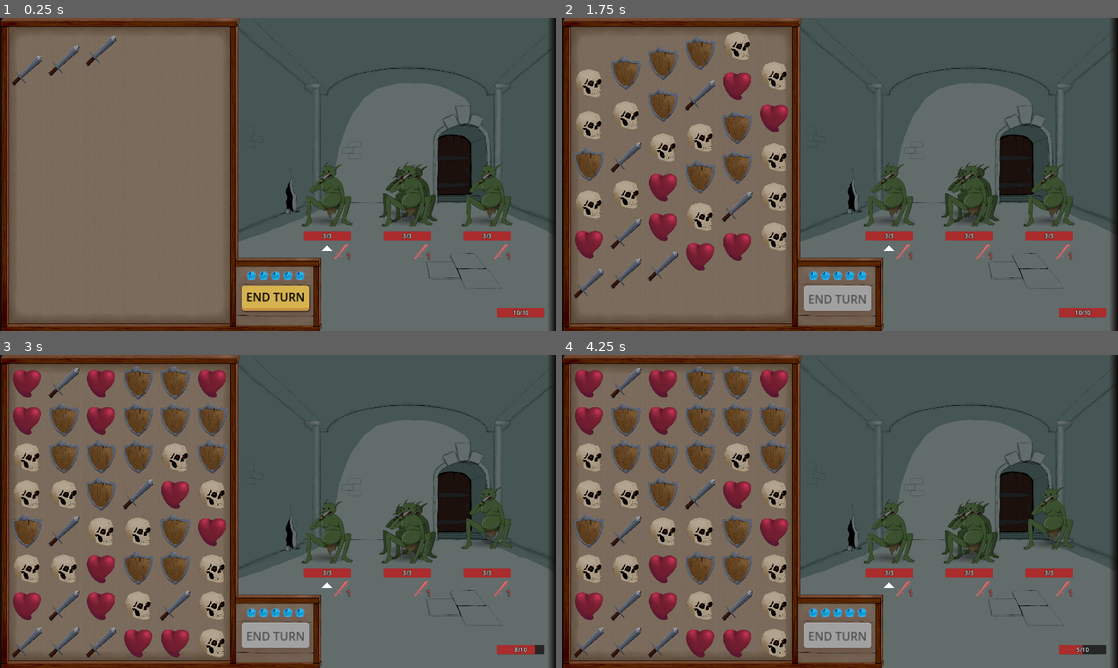
Above: before the commit, frames 1-4 (two rows, left to right).
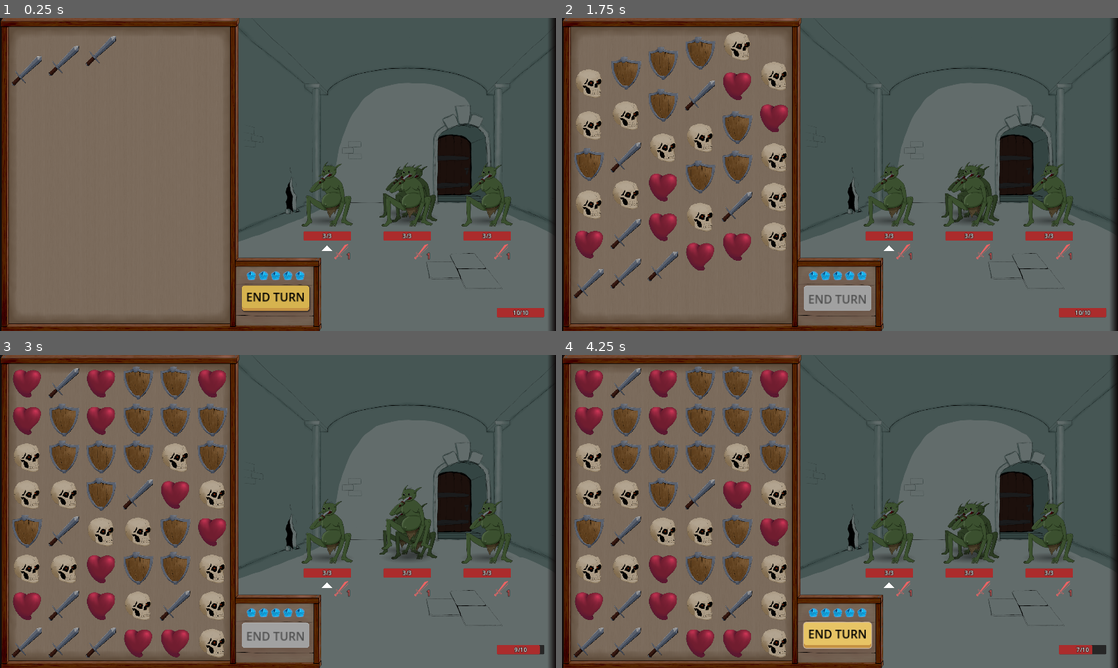
Above: after the commit, the same moments.

Repository: WcOnR/your-mom-is-the-dungeon-lord
Game: Godot game, scene res://game_objects/world.tscn
Two runs of this game, one before a commit and one after it. Both use one fixed random seed, a clock stepped at 60 frames per second and the inputs below. The engine's default icon, where the game draws it, is replaced by a stand-in: a white triangle on a blue panel in a dark square.
Inputs (mouse positions are in pixels of both pictures, inside the frame that each line leads up to):
- Up to frame 1 (0.25 s): no input
- Up to frame 2 (1.75 s): click "END TURN" at 0.5 s; move the mouse to (962, 158) at 1.27 s; press the mouse at (962, 158) at 1.28 s
- Up to frame 3 (3 s): move the mouse to (166, 527) at 2.02 s; release the mouse at (166, 527) at 2.03 s; click (166, 527) at 2.1 s; move the mouse to (333, 442) at 2.77 s; press the mouse at (333, 442) at 2.78 s
- Up to frame 4 (4.25 s): release the mouse at (895, 442) at 3.5 s; click (840, 636) at 3.5 s, where only the run before the commit has a clickable "END TURN"

The runs differ from the first frame. In frame 1, 0.1% of the frame differs, in the area x 55-92%, y 46-62%; in frame 2, 0.1%; in frame 3, 1.3%; in frame 4, 1.9%, in the area x 43-96%, y 41-96%.

Commit message:
Updated anim manager

Diff:
--- /dev/null
+++ b/game_objects/enemies/anticipation_hit.tres
@@ -0,0 +1,5 @@
+[gd_resource type="Curve" format=3 uid="uid://d4ji2iubyevf5"]
+
+[resource]
+_data = [Vector2(0, 0), 0.0, 0.0, 0, 0, Vector2(0.667553, 1), 0.0, 0.0, 0, 0, Vector2(0.845745, 1), 0.0, 0.0, 0, 0, Vector2(1, 0), -20.2696, 0.0, 0, 0]
+point_count = 4
--- a/game_objects/enemies/battle_line.gd
+++ b/game_objects/enemies/battle_line.gd
@@ -12,6 +12,7 @@
 const ENEMY_OFFSET_SCALE := 0.1
 
 var enemies : Array[Enemy] = []
+var _move_in_front_anims : Array[AnimObject] = []
 
 
 func set_enemies(data : Array[EnemyData]) -> void:
@@ -42,14 +43,23 @@
 	remove_child(enemies[0])
 	enemies[0].queue_free()
 	enemies.remove_at(0)
+	for a in _move_in_front_anims:
+		AnimManagerSystem.drop_anim(a)
+	_move_in_front_anims.clear()
+	var anim_curve := AnimManagerSystem.get_curve("easeInOut")
 	var i := 0
 	while i < enemies.size():
+		var enemy := enemies[i]
+		var pos := enemy.position
 		if i == 0:
-			enemies[i].position.x = 0
-		enemies[i].position.y = _get_enemy_offset_y(i)
-		enemies[i].scale = _get_enemy_offset_scale(i)
-		enemies[i].set_in_shadow(i != 0)
+			pos.x = 0
+		pos.y = _get_enemy_offset_y(i)
+		var params := [enemy, enemy.position, enemy.scale, pos, _get_enemy_offset_scale(i)]
+		var anim := AnimObject.new(enemy, _move_in_front.bindv(params), anim_curve, 0.25)
+		_move_in_front_anims.append(anim)
+		enemy.set_in_shadow(i != 0)
 		i += 1
+	AnimManagerSystem.start_anim_queue(_move_in_front_anims)
 	enemy_dead.emit()
 	_update_health_label()
 
@@ -71,6 +81,11 @@
 	return Vector2.ONE * (1 - (i * ENEMY_OFFSET_SCALE))
 
 
+func _move_in_front(t : float, enemy : Enemy, f_p : Vector2, f_s : Vector2, t_p : Vector2, t_s : Vector2) -> void:
+	enemy.scale = lerp(f_s, t_s, t)
+	enemy.position = lerp(f_p, t_p, t)
+
+
 func _update_health_label() -> void:
 	if enemies.is_empty():
 		health_ui.visible = false
--- a/game_objects/enemies/enemy.gd
+++ b/game_objects/enemies/enemy.gd
@@ -1,14 +1,15 @@
 class_name Enemy extends Node2D
 
 @onready var health_comp : HealthComp = $HealthComp
-@export var attack_anim_curve : Curve
+@export var attack_anim : Curve
 
 var enemy_data : EnemyData = null
 var next_action : Action = null
-var anim : AnimObject = null
+var breath_anim_obj : AnimObject = null
 
 const ON_PLAN : StringName = "on_plan"
 const ON_ACTION : StringName = "on_action"
+const ATTACK_ANIM_OFFSET : float = -50.0
 
 
 func initialize(data : EnemyData) -> void:
@@ -17,10 +18,16 @@
 	if data.texture:
 		$Icon.texture = data.texture
 	enemy_data = data
+	var sin_curve := AnimManagerSystem.get_curve("sin")
+	breath_anim_obj = AnimObject.new(self, _breath_anim, sin_curve, 1.0)
+	breath_anim_obj.set_loop(true, randf())
+	breath_anim_obj.set_pause(true)
+	AnimManagerSystem.start_anim(breath_anim_obj)
 
 
 func set_in_shadow(in_shadow : bool) -> void:
 	$Icon.self_modulate = Color.GRAY if in_shadow else Color.WHITE
+	breath_anim_obj.set_pause(in_shadow)
 
 
 func plan_next_attack(line : BattleLine) -> void:
@@ -28,14 +35,16 @@
 	next_action.run(ON_PLAN, [enemy_data, line])
 
 
-func _process(delta: float) -> void:
-	if anim:
-		anim.update(delta)
+func _attack_anim(t : float) -> void:
+	$Icon.position.y = t * ATTACK_ANIM_OFFSET
+
+
+func _breath_anim(t : float) -> void:
+	$Icon.scale.y = 1.0 - (t - 0.5) * 0.02
 
 
 func attack(player : Player):
-	anim = AnimObject.new()
-	anim.initialize(self, attack_anim_curve, 0.25)
+	var anim := AnimObject.new(self, _attack_anim, attack_anim, 0.4)
+	AnimManagerSystem.start_anim(anim)
 	await anim.anim_finished
-	anim = null
 	await next_action.run(ON_ACTION, [enemy_data, player])
--- a/game_objects/enemies/enemy.tscn
+++ b/game_objects/enemies/enemy.tscn
@@ -2,18 +2,13 @@
 
 [ext_resource type="Script" path="res://game_objects/enemies/enemy.gd" id="1_kg5c5"]
 [ext_resource type="Texture2D" uid="uid://clu42wvapdk0a" path="res://game_objects/enemies/shadow.png" id="2_3c58y"]
+[ext_resource type="Curve" uid="uid://d4ji2iubyevf5" path="res://game_objects/enemies/anticipation_hit.tres" id="2_olmw3"]
 [ext_resource type="Texture2D" uid="uid://biho8t3sj7v14" path="res://icon.svg" id="3_e8gr2"]
 [ext_resource type="PackedScene" uid="uid://c41vwc138rmsh" path="res://game_objects/components/health_comp.tscn" id="3_wio6r"]
 
-[sub_resource type="Curve" id="Curve_nj4rc"]
-min_value = -50.0
-max_value = 0.0
-_data = [Vector2(0, 0), 0.0, 0.0, 0, 0, Vector2(0.611, -50), 0.0, 0.0, 0, 0, Vector2(1, 0), 400.299, 0.0, 0, 0]
-point_count = 3
-
 [node name="Enemy" type="Node2D"]
 script = ExtResource("1_kg5c5")
-attack_anim_curve = SubResource("Curve_nj4rc")
+attack_anim = ExtResource("2_olmw3")
 
 [node name="Shadow" type="Sprite2D" parent="."]
 modulate = Color(1, 1, 1, 0.392157)
@@ -21,7 +16,7 @@
 offset = Vector2(0, -20)
 
 [node name="Icon" type="Sprite2D" parent="."]
-position = Vector2(0, -200)
 texture = ExtResource("3_e8gr2")
+offset = Vector2(0, -200)
 
 [node name="HealthComp" parent="." instance=ExtResource("3_wio6r")]
--- a/game_objects/field/field.gd
+++ b/game_objects/field/field.gd
@@ -85,8 +85,33 @@
 		for gem in to_remove:
 			_delete_gem(gem)
 		if gem_type.actions:
-			gem_type.actions.run_event(ActionList.ON_ACTION, [to_remove.size(), _player, _line_holder])
+			var val := _mult_func(to_remove.size())
+			gem_type.actions.run_event(ActionList.ON_ACTION, [val, _player, _line_holder])
 		gem_collapsed.emit()
+
+
+func _mult_func(count : int) -> int:
+	if count >= 10:
+		return 999
+	return count + _fib(count - min_gem)
+
+
+func _fib(f : int) -> int:
+	if f <= 1:
+		return 0
+	if f == 2:
+		return 1
+	var val_1 := 1
+	var val_2 := 0
+	var res := val_1 + val_2
+	f -= 3
+	while f > 0:
+		f -= 1
+		val_2 = val_1
+		val_1 = res
+		res = val_1 + val_2
+	return res
+
 
 
 func _get_all_near_gems(cell_id : Vector2i) -> Array[Gem]:
--- a/project.godot
+++ b/project.godot
@@ -18,6 +18,7 @@
 [autoload]
 
 GameInputManagerSystem="*res://system/game_input_manager.gd"
+AnimManagerSystem="*res://system/anim_object/anim_object_manager.gd"
 
 [display]
 
--- a/system/anim_object.gd
+++ /dev/null
@@ -1,28 +0,0 @@
-class_name AnimObject extends RefCounted
-
-signal anim_finished
-
-var _node : Node2D = null
-var _pos : Vector2
-var _curve : Curve = null
-var _duration : float = -1.0
-var _time_left : float = -1.0
-
-
-func initialize(node : Node2D, curve : Curve, duration : float = 1.0) -> void:
-	_node = node
-	_pos = _node.position
-	_curve = curve
-	_duration = duration
-	_time_left = duration
-
-
-func update(delta : float) -> void:
-	if _time_left <= 0.0:
-		return
-	_time_left = _time_left - delta
-	var t : float = min((_duration - _time_left) / _duration, 1.0)
-	_node.position = _pos + Vector2(0, _curve.sample(t))
-	if _time_left <= 0.0:
-		_node.position = _pos
-		anim_finished.emit()
--- /dev/null
+++ b/system/anim_object/anim_object.gd
@@ -0,0 +1,58 @@
+class_name AnimObject extends RefCounted
+
+signal anim_finished
+
+var _holder : Node
+var _callback : Callable
+var _curve : Curve = null
+var _duration : float = -1.0
+var _loop : bool = false
+var _time_offset : float = -1.0
+var _pause : bool = false
+
+
+func _init(holder : Node, callback : Callable, curve : Curve, duration : float = 1.0) -> void:
+	_holder = holder
+	_callback = callback
+	_curve = curve
+	_duration = duration
+	_time_offset = duration
+
+
+func _update_one_shot(delta : float) -> bool:
+	_time_offset = _time_offset - delta
+	var t : float = min((_duration - _time_offset) / _duration, 1.0)
+	_callback.call(_curve.sample(t))
+	if _time_offset <= 0.0:
+		anim_finished.emit()
+		return true
+	return false
+
+
+func _update_loop(delta : float) -> bool:
+	_time_offset = fmod(_time_offset + delta, _duration)
+	var t : float = min(_time_offset / _duration, 1.0)
+	_callback.call(_curve.sample(t))
+	return false
+
+
+func set_pause(pause : bool) -> void:
+	_pause = pause
+
+
+func set_loop(loop : bool, offset : float = -1.0) -> void:
+	_loop = loop
+	if _loop and offset >= 0.0:
+		_time_offset = offset * _duration
+
+
+func is_invalid() -> bool:
+	return not _holder or _holder.is_queued_for_deletion()
+
+
+func update(delta : float) -> bool:
+	if _pause:
+		return false
+	if _loop:
+		return _update_loop(delta)
+	return _update_one_shot(delta)
--- /dev/null
+++ b/system/anim_object/anim_object_manager.gd
@@ -0,0 +1,45 @@
+class_name AnimObjectManager extends Node
+
+var lib : MasterDictionary = preload("res://system/anim_object/curve_lib.tres")
+var anims : Array = []
+
+
+func get_curve(curve : StringName) -> Curve:
+	return lib.data.get(curve) as Curve
+
+
+func start_anim(anim : AnimObject) -> void:
+	anims.append([anim])
+
+
+func start_anim_queue(queue : Array[AnimObject]) -> void:
+	if queue.is_empty():
+		return
+	anims.append(queue.duplicate())
+
+
+func drop_anim(anim : AnimObject) -> void:
+	for i in anims.size():
+		var r : int = anims[i].find(anim)
+		if r >= 0:
+			_remove_anim(i, r)
+			return
+
+
+func _remove_anim(i : int, j : int = 0) -> bool:
+	anims[i].remove_at(j)
+	if anims[i].is_empty():
+		anims.remove_at(i)
+		return false
+	return true
+
+
+func _process(delta: float) -> void:
+	var i := 0
+	while i < anims.size():
+		var need_to_step := true
+		var anim := anims[i][0] as AnimObject
+		if anim.is_invalid() or anim.update(delta):
+			need_to_step = _remove_anim(i)
+		if need_to_step:
+			i += 1
--- /dev/null
+++ b/system/anim_object/curve_lib.tres
@@ -0,0 +1,28 @@
+[gd_resource type="Resource" script_class="MasterDictionary" load_steps=6 format=3 uid="uid://drjsw48jrtxhg"]
+
+[ext_resource type="Script" path="res://system/master_dictionary.gd" id="1_4fena"]
+
+[sub_resource type="Curve" id="Curve_3jvjf"]
+_data = [Vector2(0, 0), 0.0, 0.0, 0, 0, Vector2(1, 1), 1.4, 0.0, 0, 0]
+point_count = 2
+
+[sub_resource type="Curve" id="Curve_ubjy5"]
+_data = [Vector2(0, 0), 0.0, 0.0, 0, 0, Vector2(1, 1), 0.0, 0.0, 0, 0]
+point_count = 2
+
+[sub_resource type="Curve" id="Curve_4p3cu"]
+_data = [Vector2(0, 0), 0.0, 1.4, 0, 0, Vector2(1, 1), 0.0, 0.0, 0, 0]
+point_count = 2
+
+[sub_resource type="Curve" id="Curve_riemw"]
+_data = [Vector2(0, 0), 0.0, 0.0, 0, 0, Vector2(0.5, 1), 0.0, 0.0, 0, 0, Vector2(1, 0), 0.0, 0.0, 0, 0]
+point_count = 3
+
+[resource]
+script = ExtResource("1_4fena")
+data = {
+"easeIn": SubResource("Curve_3jvjf"),
+"easeInOut": SubResource("Curve_ubjy5"),
+"easeOut": SubResource("Curve_4p3cu"),
+"sin": SubResource("Curve_riemw")
+}
--- /dev/null
+++ b/system/master_dictionary.gd
@@ -0,0 +1,3 @@
+class_name MasterDictionary extends Resource
+
+@export var data : Dictionary = {}
